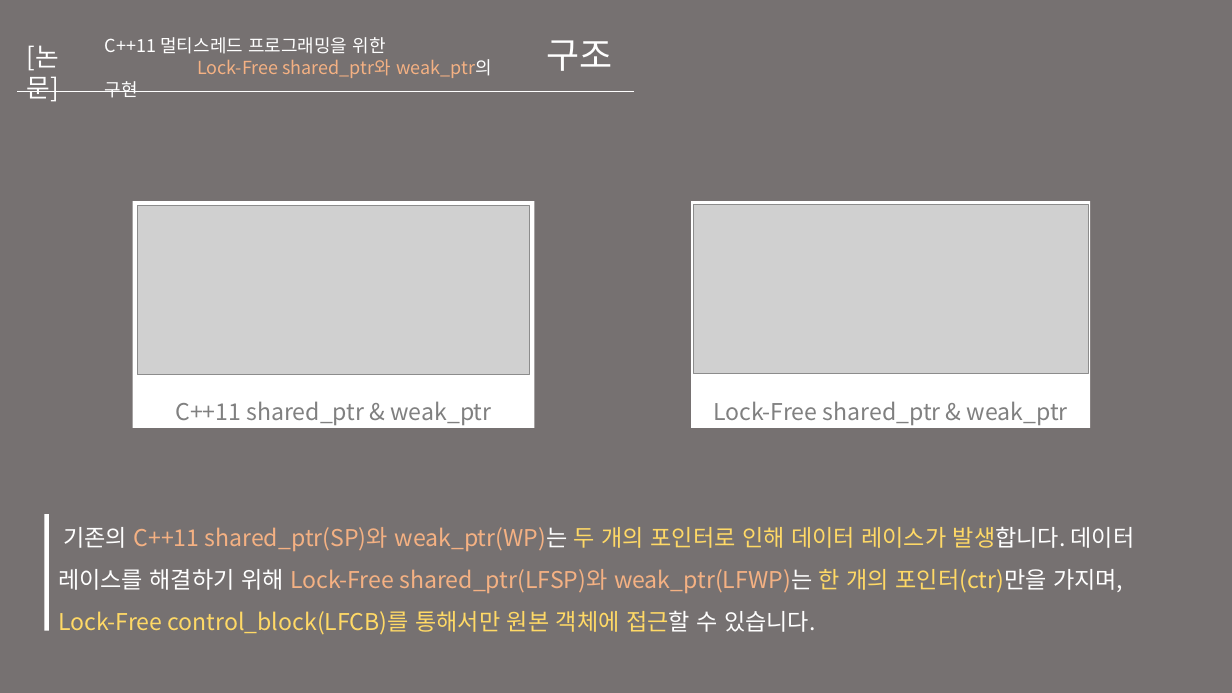
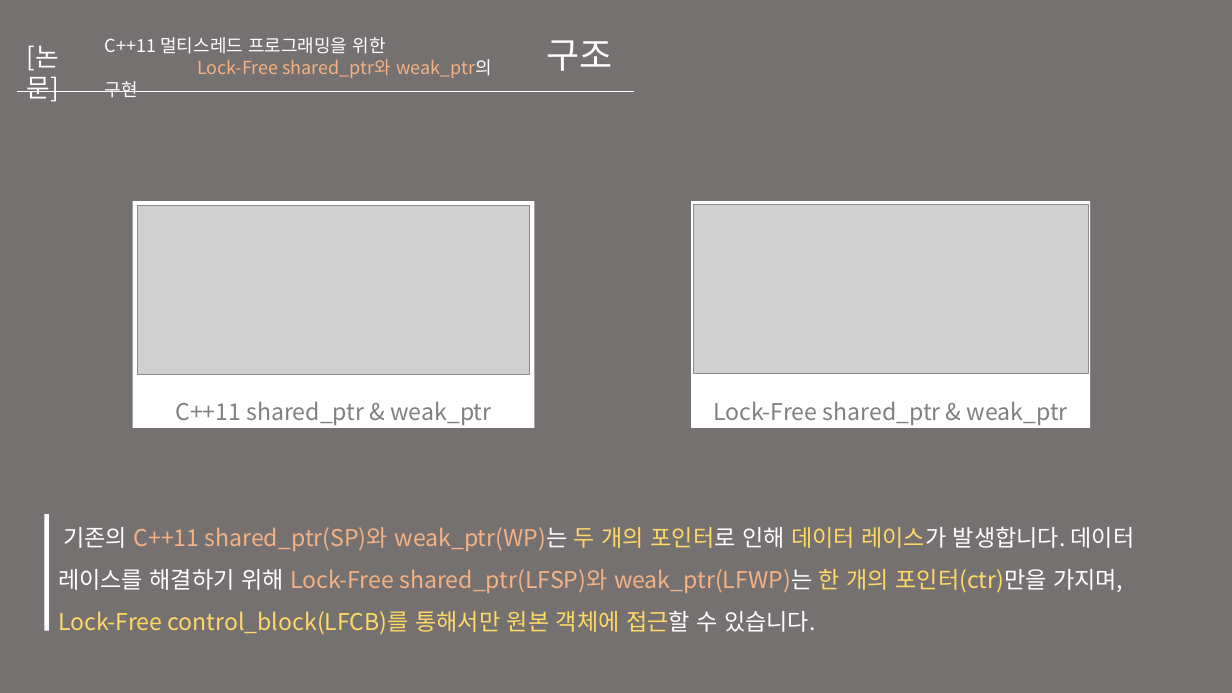
Before and after one commit to KU-t/1920-thesis, a slide deck: slide 5 of 취업지도/포트폴리오/포트폴리오 ver.12.pptx. Drawn at 1232x693 pixels with LibreOffice and Linux fonts; fonts in the diff are those of the drawing; grey boxes stand for pictures. Boxes give left, top, right and bottom in pixels: in the first picture for what was removed or moved away, otherwise in the second. Text is boxed around its words. In the diff, an @@ line names an element or a change of style, - is before the commit and + after.

```diff
--- a/취업지도/포트폴리오/포트폴리오 ver.12.pptx
+++ b/취업지도/포트폴리오/포트폴리오 ver.12.pptx
@@ text "기존의 C++11 shared_ptr(SP)와 weak_ptr(WP)는 두 ..." at <box>58,527,1135,634</box>: text colour #FFD966 to #FFFFFF in "포인터로 인해 레이스가 발생합니다." @@
```
Also in this commit, not shown: 17 other slides changed, 6 slides added.
